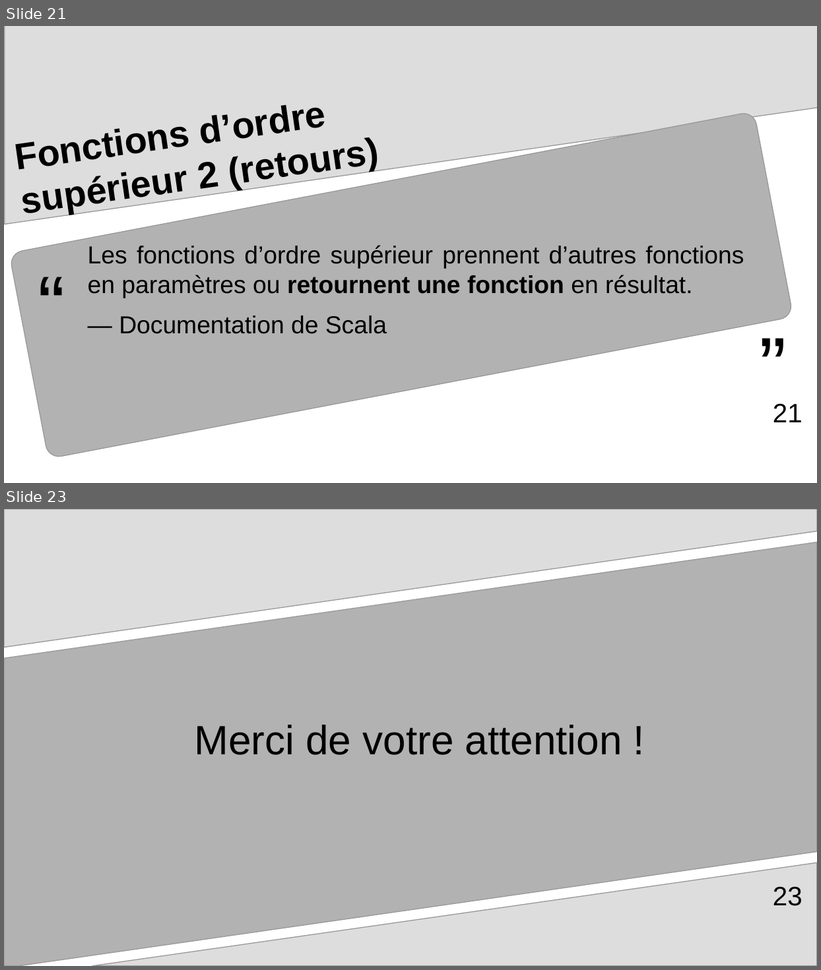
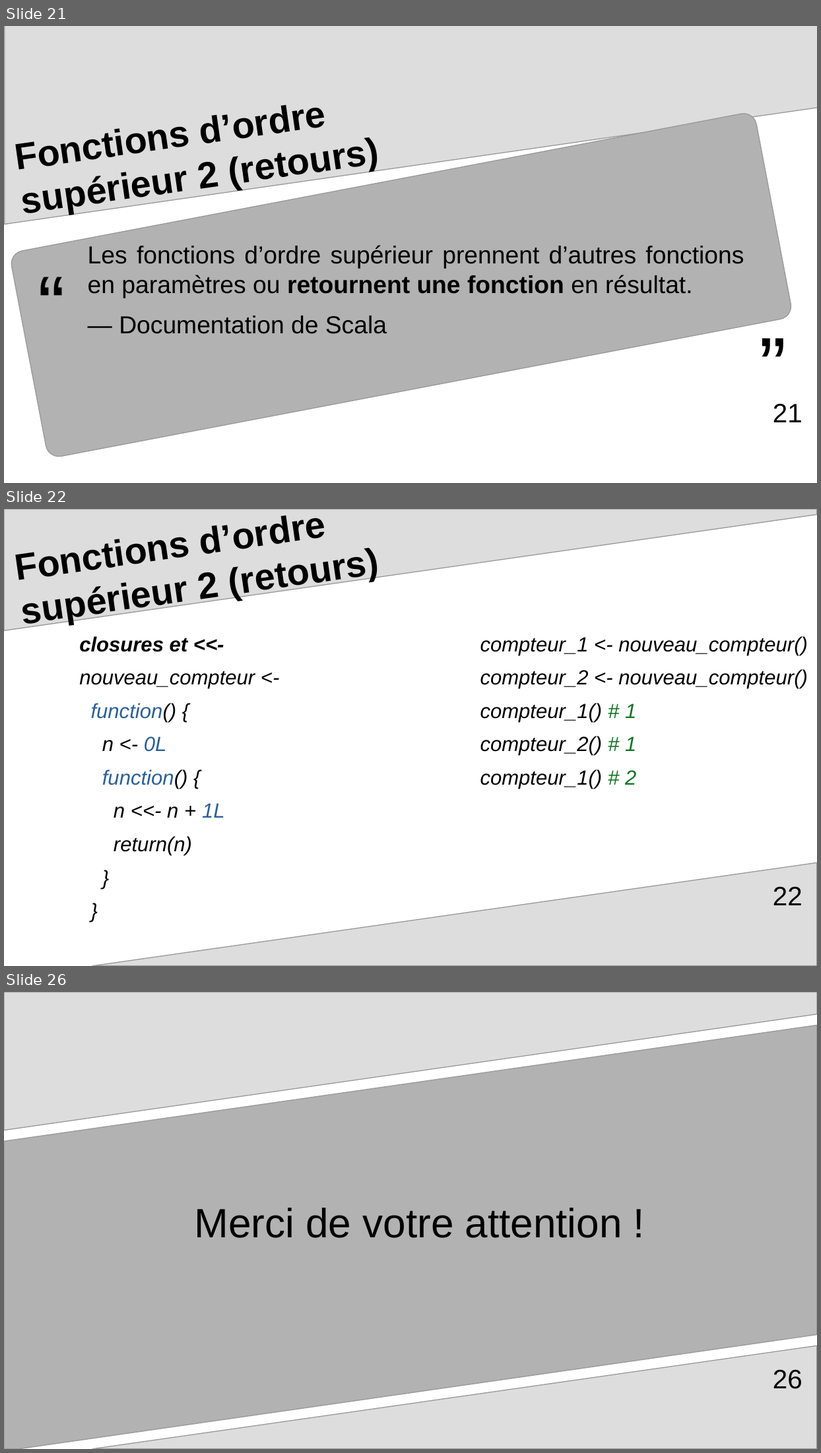
Before and after one commit to arnaud-feldmann/formation_r_drieets_prog_fonctionnelle, a slide deck: presentation.odp. Shown one above the other, each under a label of ours: slides 21 and 23 before the commit, slides 21, 22 and 26 after it; the slides between them are not shown. The pictures are 821x970 and 821x1453 pixels, drawn with LibreOffice and Linux fonts; fonts in the diff are those of the drawing. Boxes give left, top, right and bottom in pixels: in the first picture for what was removed or moved away, otherwise in the second. Text is boxed around its words. In the diff, an @@ line names an element or a change of style, - is before the commit and + after.

Commit message:
presentation : fonctions d'ordre supérieur 2

```diff
--- a/presentation.odp
+++ b/presentation.odp
@@ slide 22 added at (x1=4, y1=509, x2=817, y2=966), background #FFFFFF; not listed: 1 template element that a slide beside it also shows @@
@@ freeform shape added at (x1=4, y1=509, x2=817, y2=630), fill #DDDDDD, outline #999999 0.85 pt @@
@@ title added at (x1=199, y1=516, x2=292, y2=603), 36 pt, text #000000, bold @@
+Fonctions d’ordre
+supérieur 2 (retours)
@@ text added at (x1=79, y1=636, x2=255, y2=855), 20 pt, text #000000, italic @@
+closures et <<-
+nouveau_compteur <-
+function() {
+n <- 0L
+function() {
+n <<- n + 1L
+return(n)
+}
+}
@@ text added at (x1=481, y1=636, x2=808, y2=789), 20 pt, text #000000, italic @@
+compteur_1 <- nouveau_compteur()
+compteur_2 <- nouveau_compteur()
+compteur_1() # 1
+compteur_2() # 1
+compteur_1() # 2
@@ page number added at (x1=773, y1=887, x2=803, y2=906), 26 pt, text #000000 @@
+22
@@ what was slide 23 is now slide 26 @@
@@ page number at (x1=773, y1=1370, x2=803, y2=1389): text changed @@
-23
+26
```
Also in this commit, not shown: 3 other slides added, 1 slide removed.
